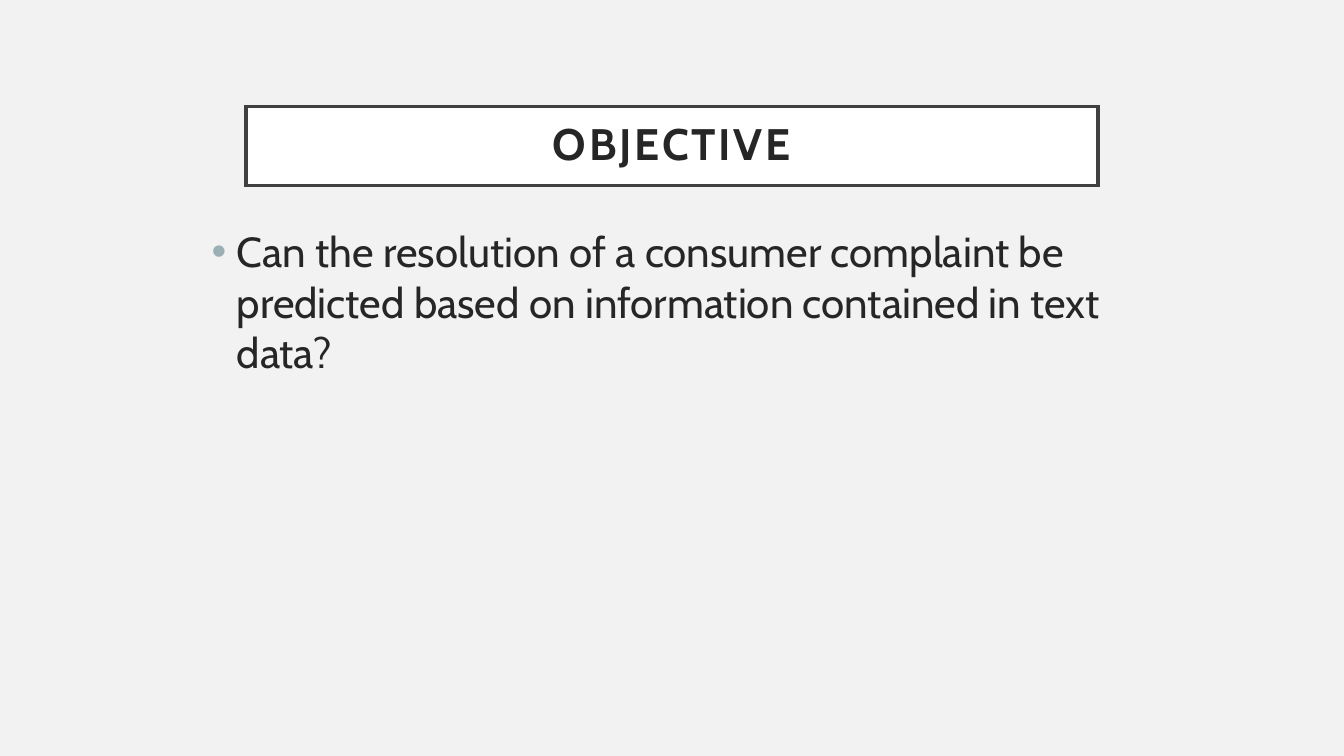
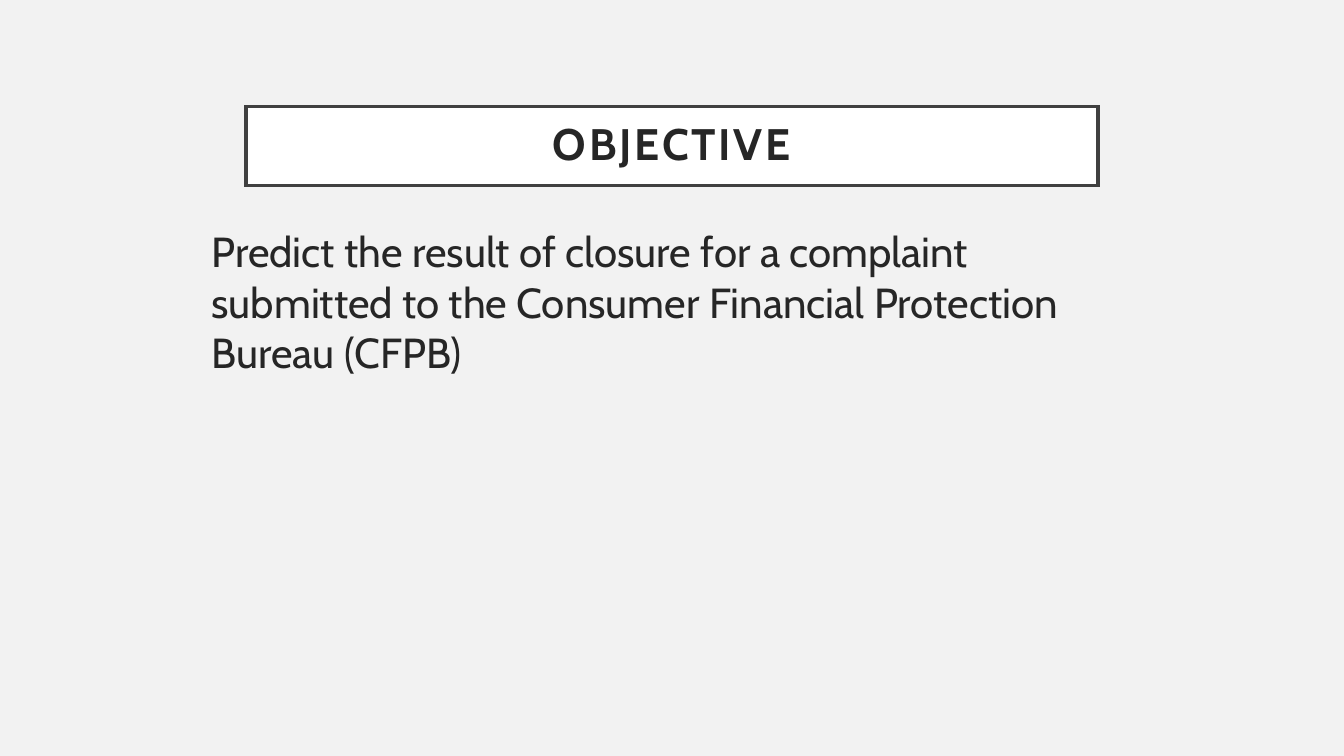
Before and after one commit to ChrisMichael11/Consumer_Complaint_Project, a slide deck: slide 3 of ppt/Consumer_Complaints.pptx. Drawn at 1344x756 pixels with LibreOffice and Linux fonts; fonts in the diff are those of the drawing. Boxes give left, top, right and bottom in pixels: in the first picture for what was removed or moved away, otherwise in the second. Text is boxed around its words. In the diff, an @@ line names an element or a change of style, - is before the commit and + after.

```diff
--- a/ppt/Consumer_Complaints.pptx
+++ b/ppt/Consumer_Complaints.pptx
@@ text at box(212, 235, 1058, 374): text changed @@
-• Can the resolution of a consumer complaint be predicted based on information contained in text data?
+Predict the result of closure for a complaint submitted to the Consumer Financial Protection Bureau (CFPB)
```
Also in this commit, not shown: 2 other slides changed, 7 other files.
